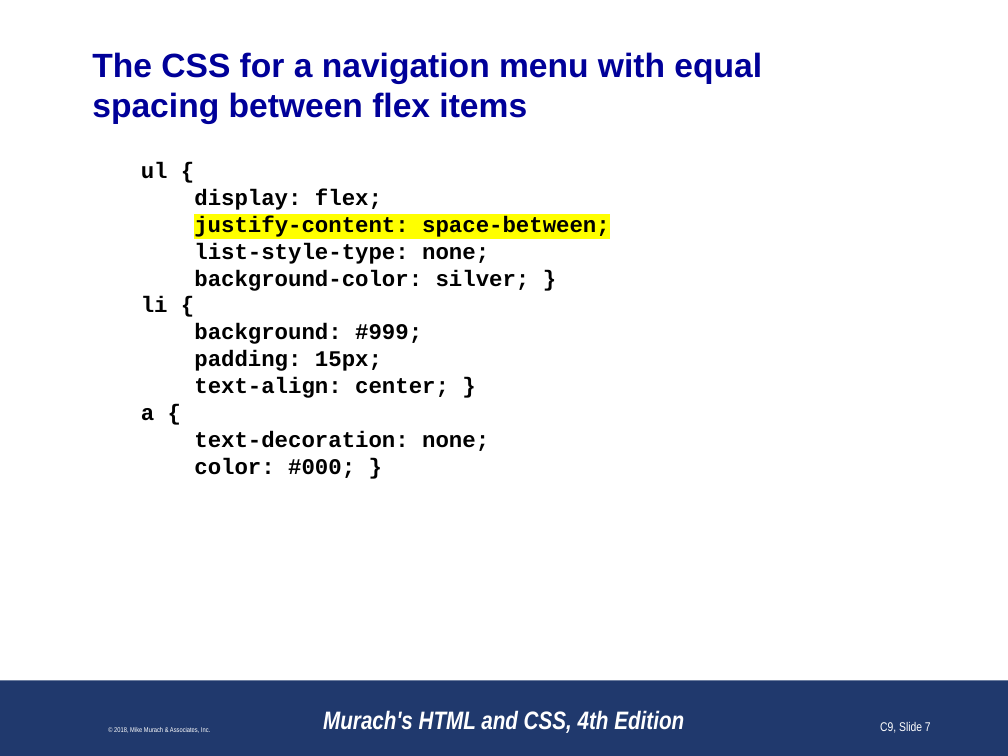
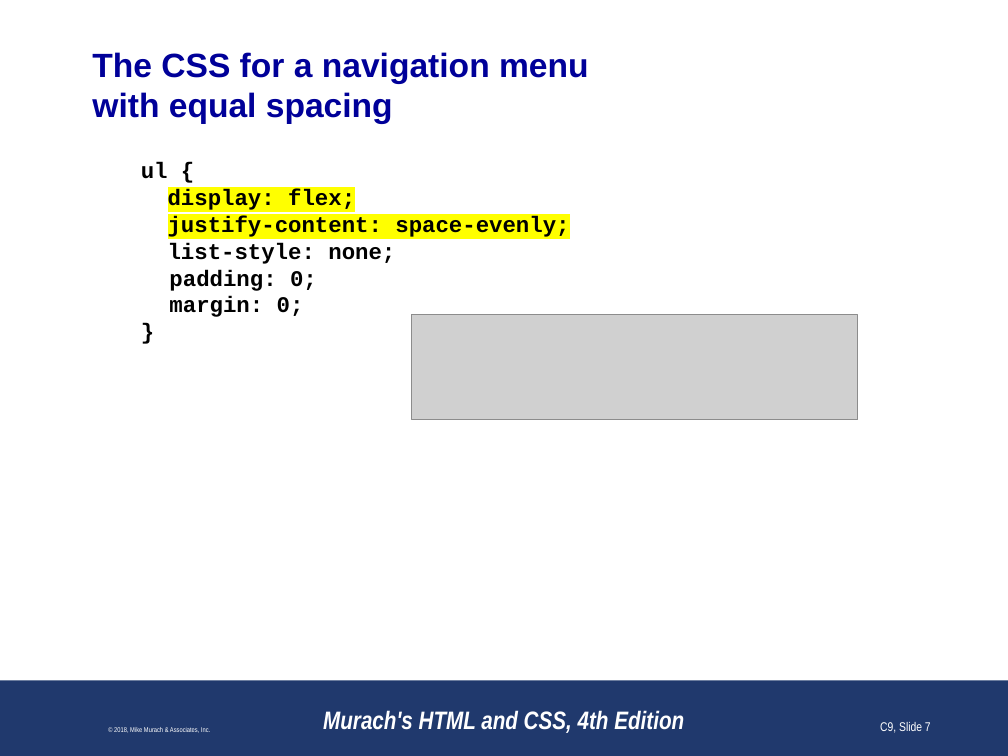
Before and after one commit to paulsmithkc/awd1000_base_lab_and_homework, a slide deck: slide 7 of murach_html_4e/slides/Chapter 9 slides (Revised).pptx. Drawn at 1008x756 pixels with LibreOffice and Linux fonts; fonts in the diff are those of the drawing; grey boxes stand for pictures; background and template pictures are left out. Boxes give left, top, right and bottom in pixels: in the first picture for what was removed or moved away, otherwise in the second. Text is boxed around its words. In the diff, an @@ line names an element or a change of style, - is before the commit and + after.

```diff
--- a/murach_html_4e/slides/Chapter 9 slides (Revised).pptx
+++ b/murach_html_4e/slides/Chapter 9 slides (Revised).pptx
@@ title at (x1=92, y1=52, x2=589, y2=124): text changed @@
-The CSS for a navigation menu with equal spacing between flex items
+The CSS for a navigation menu
+with equal spacing
@@ text at (x1=168, y1=189, x2=355, y2=210): highlight none to #FFFF00 in "display: flex;" @@
@@ text at (x1=168, y1=216, x2=569, y2=317): text changed @@
-justify-content: space-between;
-list-style-type: none;
-background-color: silver; }
-li {
-background: #999;
-padding: 15px;
-text-align: center; }
-a {
-text-decoration: none;
-color: #000; }
+justify-content: space-evenly;
+list-style: none;
+padding: 0;
+margin: 0;
+}
@@ picture added at (x1=411, y1=314, x2=858, y2=419) @@
```
Also in this commit, not shown: 19 other slides changed, 1 slide added, 4 slides removed.
